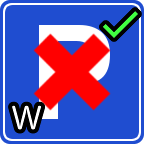
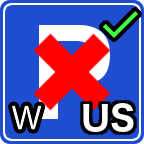
Revision of a layered 144x144 image; what changed, layer by layer:
added layer "Layer #6" above "Layer #2" over [79, 99, 138, 136]
moved "Layer #4" above "Layer" over [41, 102, 45, 106]
